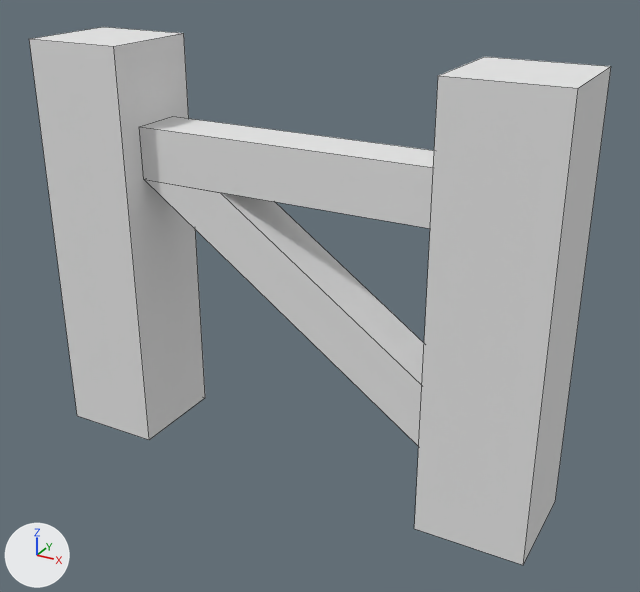
The OBJ model mods/doors/models/doors_fencegate_closed.obj: old version first, new version second.
Camera for both pictures: a 50 mm lens placed at (0.969, -1.642, 0.777), pointed at (0.06, 0.009, -0.049). The lights are fixed; the arrows at lower left show +X, +Y and +Z. Mesh edges are drawn as thin lines. Where no turn or scale is listed for an object, it has been applied to the vertices.

The older version as bpy lines, for what is in view:
```python
me_cube_cube_001 = bpy.data.meshes.new('Cube_Cube.001')
me_cube_cube_001.from_pydata(...)  # 32 vertices, 20 faces; spans x -0.625..0.625, y -0.125..0.125, z -0.5..0.5
me_cube_cube_001.materials.append(mat_none)  # white #e7e7e7
ob_cube_cube_001 = bpy.data.objects.new('Cube_Cube.001', me_cube_cube_001)
ob_cube_cube_001.location = (0.0, 0.0, 0.0)
```
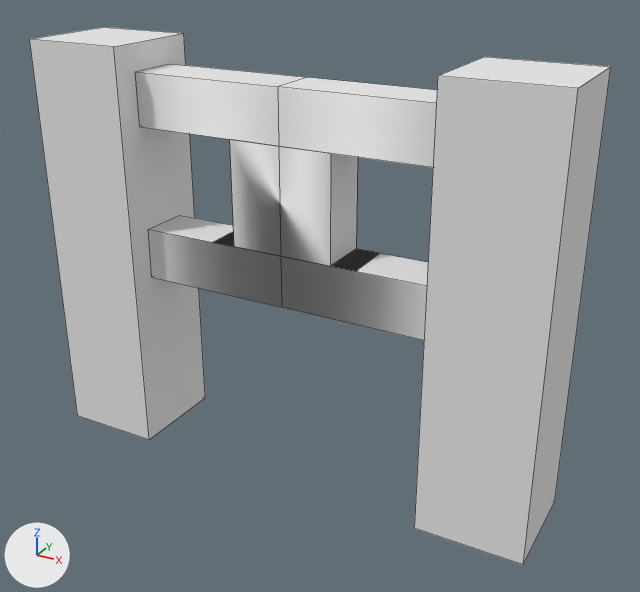
What differs and where, as boxes (x1, y1, x2, y2) in the pictures (640 x 592 px):
part 1 of me_cube_cube_001, built on
    before: (140, 117, 434, 446)
    after: (135, 64, 437, 340)

The edits, one by one:
Material 'Material_NONE' (mat_material_none) is new.
Its base color is (0.8, 0.8, 0.8) (white #e7e7e7).
Its roughness is 1.0.
me_cube_cube_001 is used by ob_cube_cube_001; location (0.0, 0.0, 0.0).
me_cube_cube_001 had 32 vertices, 20 faces and spanned x -0.625..0.625, y -0.125..0.125, z -0.5..0.5.
me_cube_cube_001 now has 48 vertices, 45 faces and spans x -0.625..0.625, y -0.125..0.125, z -0.5..0.5.
Part 1, on me_cube_cube_001:
14 vertices are removed from x -0.375..0.375, y -0.063..0.063, z -0.344..0.312.
8 faces are deleted.
14 vertices are added at x -0.375..0.375, y -0.062, z -0.062..0.437.
16 new vertices lie (0.0, 0.124, 0.0) away from vertices in x -0.375..0.375, y -0.062, z -0.062..0.437.
29 new faces join them, mat_none (white #e7e7e7).
4 new faces join them, mat_material_none (white #e7e7e7).
me_cube_cube_001 now uses material mat_material_none (white #e7e7e7).
